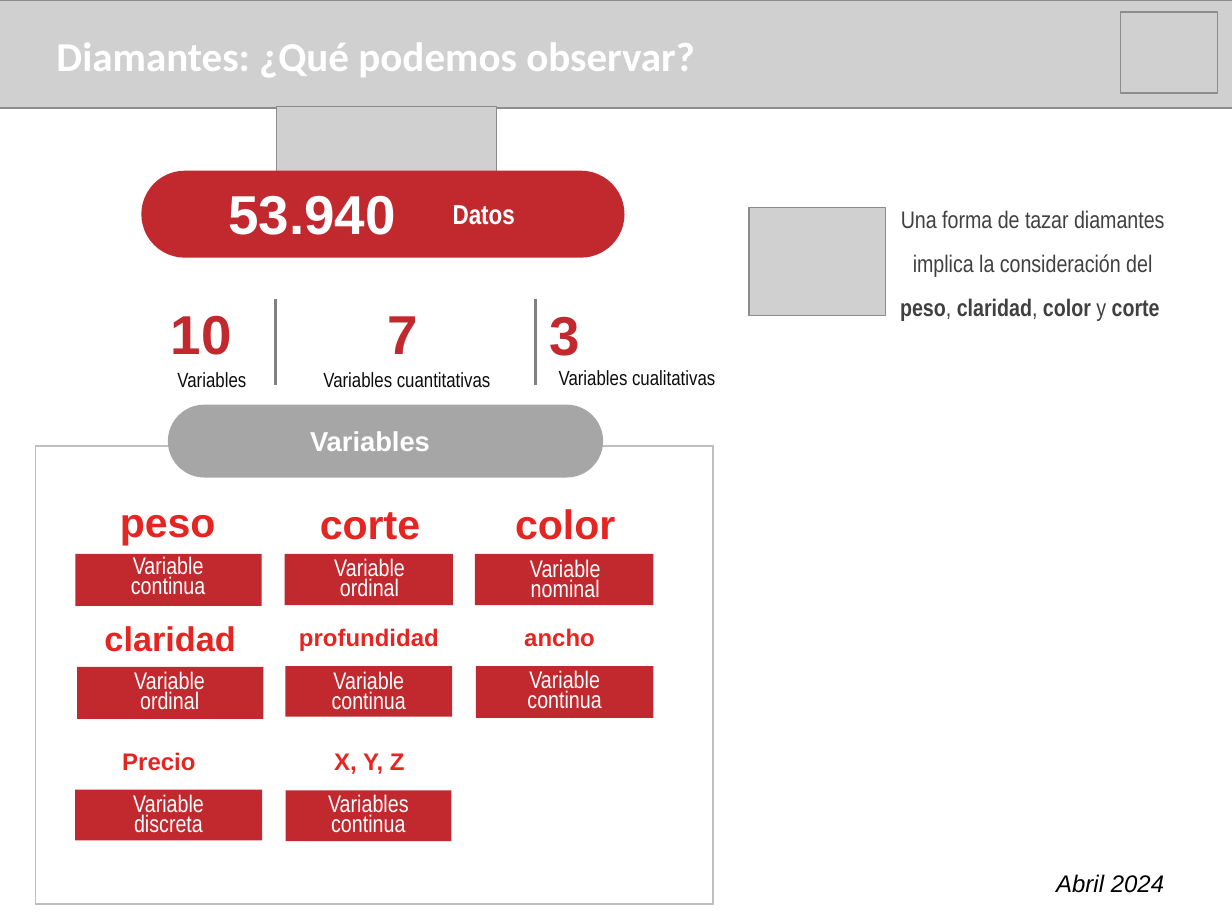
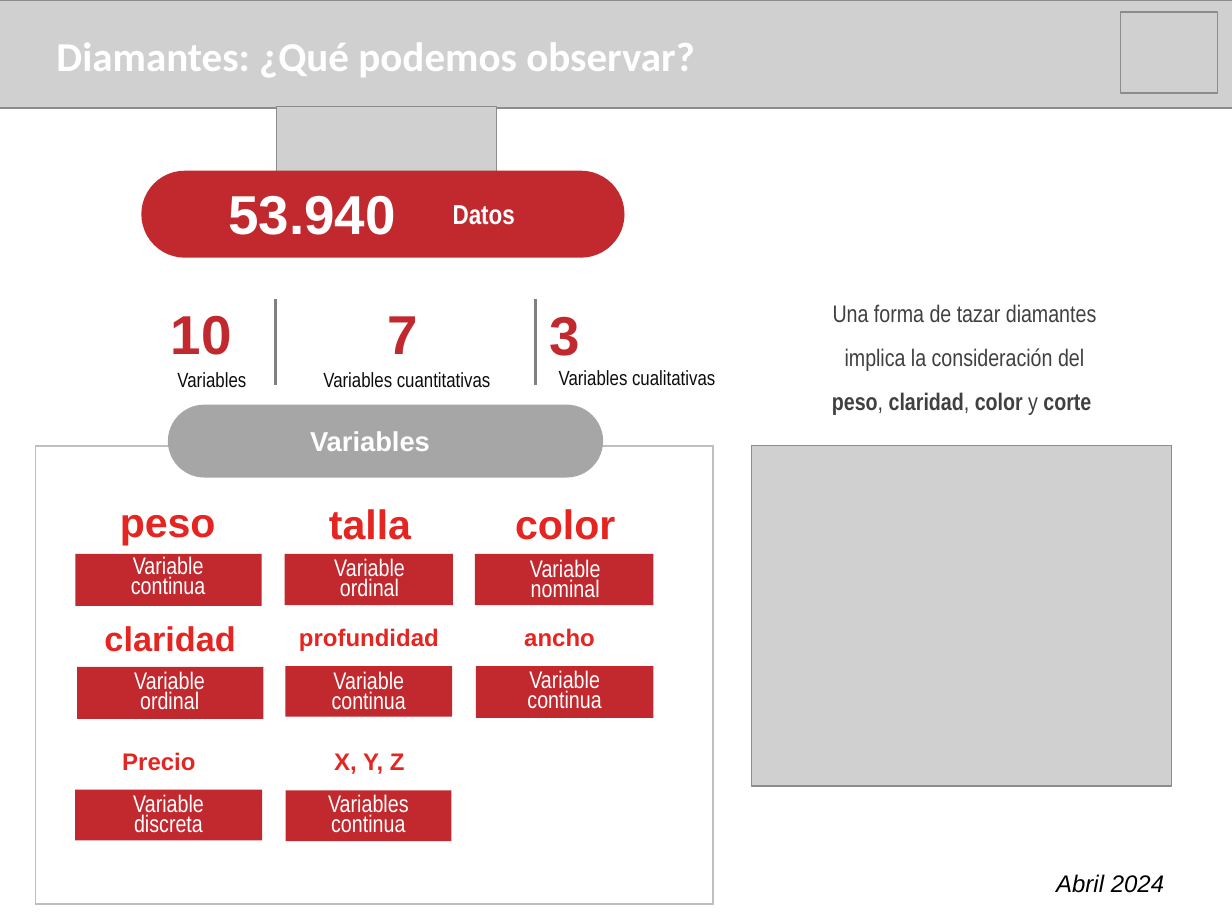
Before and after one commit to IgnGGA/grupo9, a slide deck: slide 4 of presentacionMineriaDeDatos.pptx. Drawn at 1232x924 pixels with LibreOffice and Linux fonts; fonts in the diff are those of the drawing; grey boxes stand for pictures. Boxes give left, top, right and bottom in pixels: in the first picture for what was removed or moved away, otherwise in the second. Text is boxed around its words. In the diff, an @@ line names an element or a change of style, - is before the commit and + after.

```diff
--- a/presentacionMineriaDeDatos.pptx
+++ b/presentacionMineriaDeDatos.pptx
@@ picture removed at box(749, 208, 886, 317) @@
@@ text "Una forma de tazar diamantes ...": place and size @@
-text "Una forma de tazar diamantes ..." at box(900, 210, 1165, 321)
+text "Una forma de tazar diamantes ..." at box(832, 304, 1097, 415)
@@ picture added at box(752, 446, 1172, 786) @@
@@ text at box(329, 509, 411, 540): text changed @@
-corte
+talla
```
Also in this commit, not shown: 3 other slides changed, 4 slides added, 31 other files.
